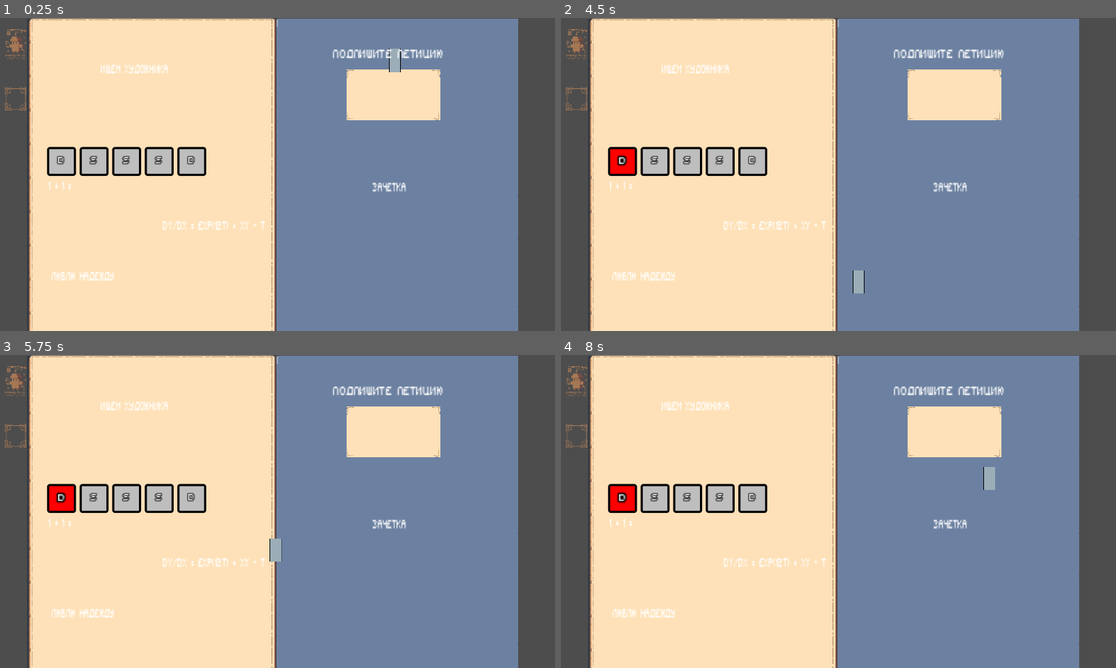
Above: before the commit, frames 1-4 (two rows, left to right).
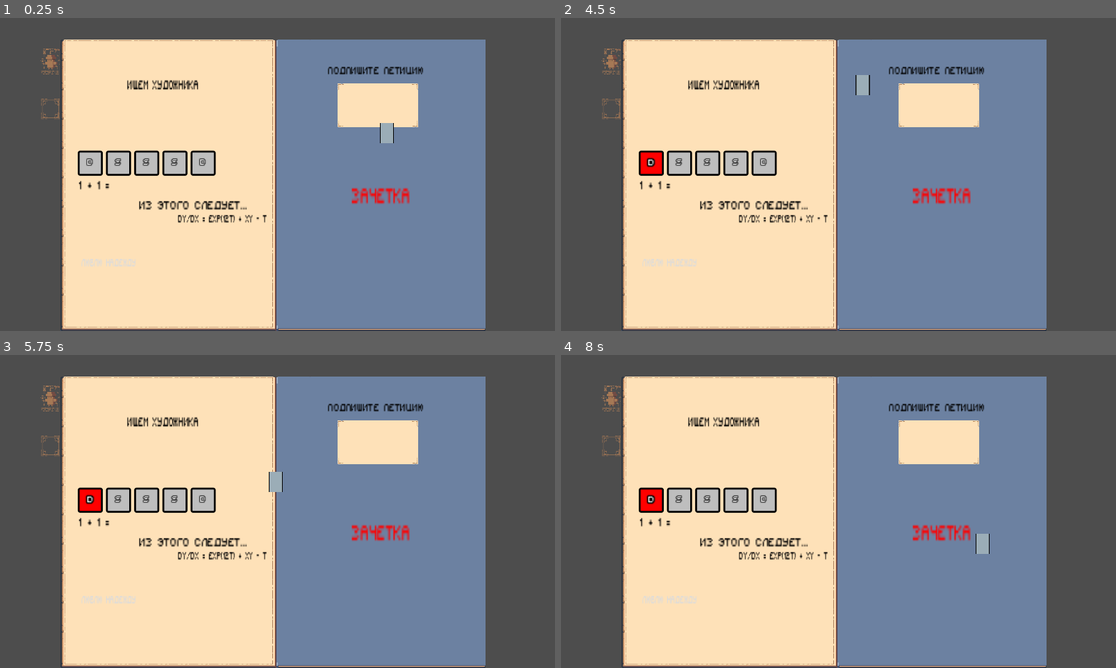
Above: after the commit, the same moments.

Repository: dueip/2024f_gamejam_misis
Game: Godot game, scene res://exam_minigame.tscn
Same seed, same stepped clock (60 frames per second), same inputs: the game is played once before the commit and once after it. This scene is started directly instead of the project's main scene.
Inputs (mouse positions are in pixels of both pictures, inside the frame that each line leads up to):
- Up to frame 1 (0.25 s): no input
- Up to frame 2 (4.5 s): tap Enter at 0.5, 2, 3.5 s; move the mouse to (960, 158) at 0.52 s; hold D (character_right) 0.53-1.28 s; tap Space (character_dash) at 0.6, 1.25, 2.75, 3.6, 4.25 s; click (960, 158) at 0.67 s; move the mouse to (727, 190) at 1.27 s; hold S (character_back) 1.28-2.03 s; tap Q (character_drop_item) at 1.35, 4.35 s; move the mouse to (894, 105) at 2.02 s; hold D (character_right) 2.03-2.78 s; hold Shift (character_run) 2.03-2.78 s; move the mouse to (810, 237) at 2.77 s; hold W (character_up) 2.78-3.53 s; tap E (character_use_item) at 2.85 s; click (810, 237) at 2.92 s; move the mouse to (1005, 221) at 3.52 s; hold A (character_left) from 3.53 s (still down); move the mouse to (672, 127) at 4.27 s
- Up to frame 3 (5.75 s): move the mouse to (305, 511) at 5.02 s; release A (character_left) at 5.03 s; hold S (character_back) from 5.03 s (still down); hold Shift (character_run) from 5.03 s (still down); click (305, 511) at 5.17 s
- Up to frame 4 (8 s): move the mouse to (755, 433) at 5.77 s; release S (character_back) at 5.78 s; release Shift (character_run) at 5.78 s; hold D (character_right) 5.78-6.53 s; tap E (character_use_item) at 5.85 s; move the mouse to (960, 495) at 6.52 s; hold W (character_up) 6.53-7.28 s; tap Space (character_dash) at 6.6 s; move the mouse to (727, 527) at 7.27 s; hold D (character_right) from 7.28 s (still down); tap Q (character_drop_item) at 7.35 s; click (727, 527) at 7.42 s

The runs differ from the first frame. In frame 1, 25% of the frame differs, in the area x 0-94%, y 0-100%; in frame 2, 25%; in frame 3, 25%; in frame 4, 25%.
Error in both runs: Invalid access to property or key '_on_minigame_won' on a base object of type 'Nil'. (res://exam_minigame.gd:9)

Commit message:
fix: Поменять цвет надписей на экзамене

Diff:
--- a/exam_minigame.tscn
+++ b/exam_minigame.tscn
@@ -394,7 +394,7 @@
 
 [node name="Camera2D" type="Camera2D" parent="."]
 position = Vector2(578, 321)
-zoom = Vector2(1.5, 1.5)
+zoom = Vector2(1.3, 1.3)
 script = ExtResource("5_v34b1")
 
 [node name="Sprite2D" type="Sprite2D" parent="."]
@@ -408,15 +408,17 @@
 layer_0/tile_data = PackedInt32Array(-1310731, 196608, 2, -1310730, 262144, 2, -1310729, 131072, 2, -1310728, 196608, 2 …(49709 unchanged characters)…
 
 [node name="RightPart" parent="." instance=ExtResource("1_vj1tb")]
-position = Vector2(733, 207)
-scale = Vector2(2.3453, -1.69653)
+position = Vector2(743, 212)
+rotation = -3.14159
+scale = Vector2(-3.1747, -1.69653)
 
 [node name="Label" type="Label" parent="."]
-offset_left = 334.0
+offset_left = 339.0
 offset_top = 162.0
-offset_right = 478.0
+offset_right = 483.0
 offset_bottom = 188.0
-scale = Vector2(0.702011, 1.32347)
+scale = Vector2(0.852121, 1.60646)
+theme_override_colors/font_color = Color(0, 0, 0, 1)
 text = "Ищем художника"
 
 [node name="Label3" type="Label" parent="."]
@@ -424,15 +426,26 @@
 offset_top = 323.0
 offset_right = 406.0
 offset_bottom = 349.0
-scale = Vector2(0.702011, 1.32347)
+scale = Vector2(1.08455, 1.47358)
+theme_override_colors/font_color = Color(0, 0, 0, 1)
 text = "1 + 1 = "
 
+[node name="Label7" type="Label" parent="."]
+offset_left = 358.0
+offset_top = 355.0
+offset_right = 502.0
+offset_bottom = 381.0
+scale = Vector2(1.08455, 1.47358)
+theme_override_colors/font_color = Color(0, 0, 0, 1)
+text = "Из этого следует..."
+
 [node name="Label6" type="Label" parent="."]
-offset_left = 710.0
-offset_top = 325.0
-offset_right = 854.0
-offset_bottom = 351.0
-scale = Vector2(0.702011, 1.32347)
+offset_left = 697.0
+offset_top = 328.0
+offset_right = 841.0
+offset_bottom = 354.0
+scale = Vector2(1.40925, 2.65679)
+theme_override_colors/font_color = Color(1, 0, 0, 1)
 text = "Зачетка
 "
 
@@ -442,6 +455,7 @@
 offset_right = 564.0
 offset_bottom = 404.0
 scale = Vector2(0.702011, 1.32347)
+theme_override_colors/font_color = Color(0, 0, 0, 1)
 text = "dy/dx = exp(12t) + xy - t"
 
 [node name="Label5" type="Label" parent="."]
@@ -450,12 +464,14 @@
 offset_right = 410.0
 offset_bottom = 474.0
 scale = Vector2(0.702011, 1.32347)
+theme_override_colors/font_color = Color(0.858824, 0.858824, 0.858824, 1)
 text = "Люблю надежду"
 
 [node name="Label2" type="Label" parent="."]
-offset_left = 655.0
-offset_top = 141.0
-offset_right = 829.0
-offset_bottom = 167.0
+offset_left = 659.0
+offset_top = 142.0
+offset_right = 833.0
+offset_bottom = 168.0
 scale = Vector2(0.942011, 1.32347)
+theme_override_colors/font_color = Color(0, 0, 0, 1)
 text = "Подпишите петицию"
Not shown: 1 places in exam_minigame.tscn that only renumber resources
Not shown: 1 places in inventory/global_inventory.tres that only renumber resources
Not shown: 1 places in loading_bar.tscn that only renumber resources
Not shown: 1 places in possible_exam_spawn.tscn that only renumber resources
Not shown: 1 places in possible_exam_tw.tscn that only renumber resources
Not shown: 1 places in test_tw.tscn that only renumber resources
